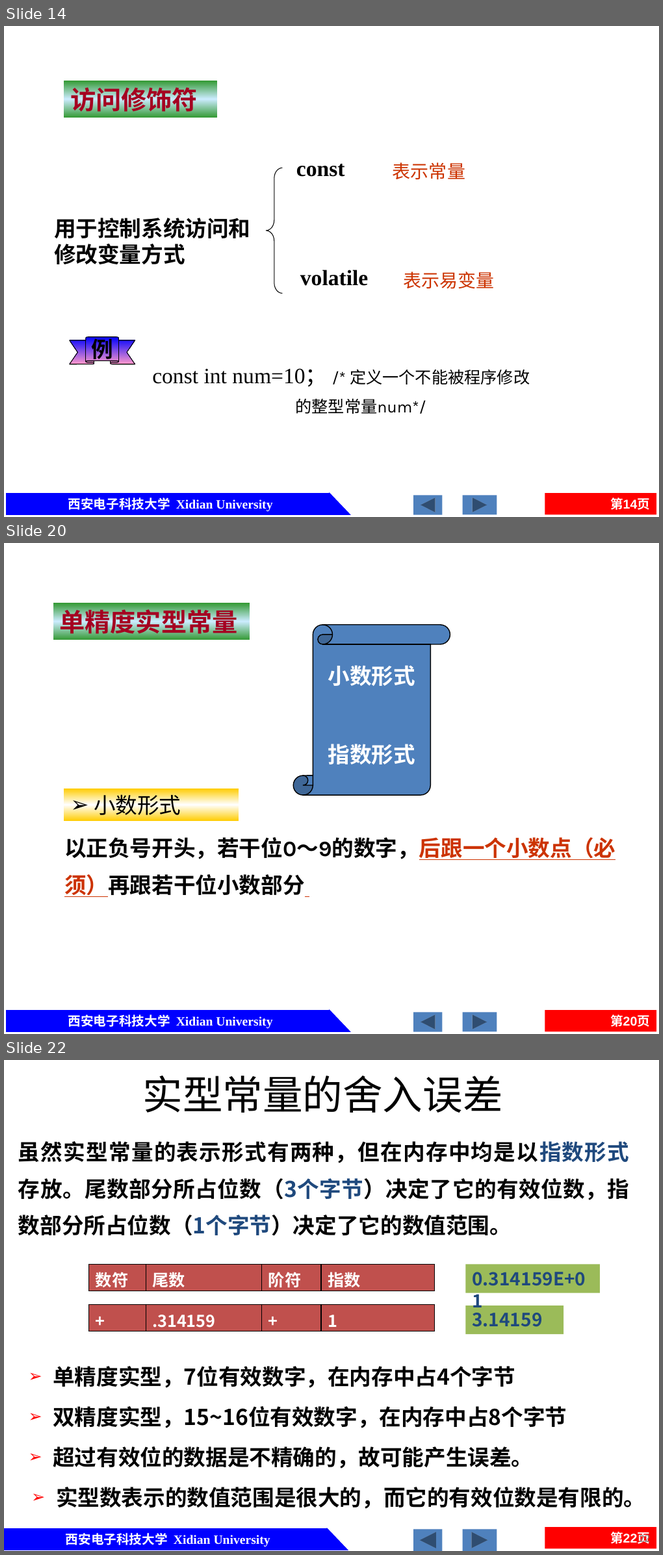
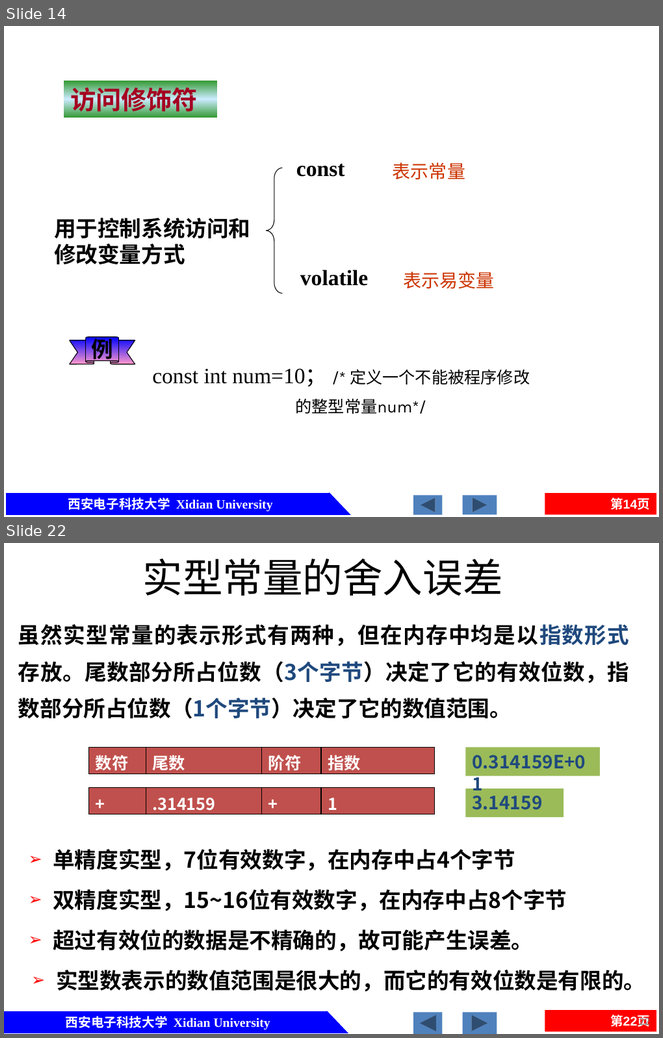
Before and after one commit to jtrfid/C-Repositories, a slide deck: 2016/C语言/课件/第2章 C的基本数据类型及运算.pptx. Shown one above the other, each under a label of ours: slides 14, 20 and 22 before the commit, slides 14 and 22 after it; the slides between them are not shown. The pictures are 663x1555 and 663x1038 pixels, drawn with LibreOffice and Linux fonts; fonts in the diff are those of the drawing. Boxes give left, top, right and bottom in pixels: in the first picture for what was removed or moved away, otherwise in the second. Text is boxed around its words. In the diff, an @@ line names an element or a change of style, - is before the commit and + after.

```diff
--- a/2016/C语言/课件/第2章 C的基本数据类型及运算.pptx
+++ b/2016/C语言/课件/第2章 C的基本数据类型及运算.pptx
@@ slide 20 removed at [4,543,659,1034], background #FFFFFF; not listed: 6 template elements that a slide beside it also shows @@
@@ rectangle removed at [53,603,250,640] @@
-单精度实型常量
@@ vertical scroll removed at [294,625,450,795] @@
-小数形式
-指数形式
@@ rectangle removed at [64,789,239,821] @@
-➢ 小数形式
@@ text removed at [64,837,616,897] @@
-以正负号开头，若干位0～9的数字，后跟一个小数点（必
-须）再跟若干位小数部分
```
Also in this commit, not shown: 4 slides changed, 2 slides added, 11 other slides removed.
